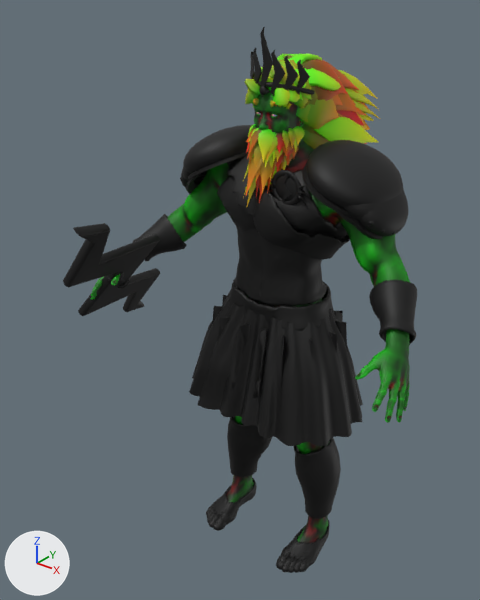
The glTF model public/models/gods/zeus.glb as it was, and as the next commit left it.
Before and after are seen from a 50 mm lens placed at (1.551, -2.266, 2.641), pointed at (-0.169, -0.116, 1.308). The lights are fixed; the arrows at lower left show +X, +Y and +Z. The older version comes first. Vertices at exactly the same position are counted once.

Names of what the first picture shows: 'belt', 'body', 'bolt', 'bracer.L', 'cuirass', 'greave.L', 'greave.R', 'hair', 'pauldron.L', 'pauldron.R', 'sash', 'skirt' and 10 more.
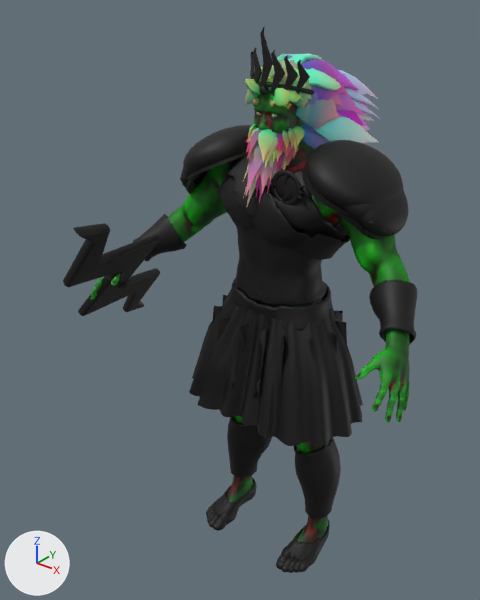
What differs and where, as boxes [x1, y1, x2, y2] in the pictures (480 x 600 px):
part 1 of me_hair, recoloured (lighter)
    both: [243, 54, 380, 208]

Edits to the bpy script that builds the scene:
```text
Change me_hair:
    where me_hair.from_pydata(...)  # 16936 vertices, 28992 faces; spans x -0.186..0.196, y -0.286..0.57, z 1.813..2.376
    used by ob_hair; location = (0.0, 0.0, 0.0)
    me_hair part 1: 28992 faces centred in x -0.181..0.192, y -0.281..0.546, z 1.824..2.374 are repainted in the vertex colours, in many colours
```
